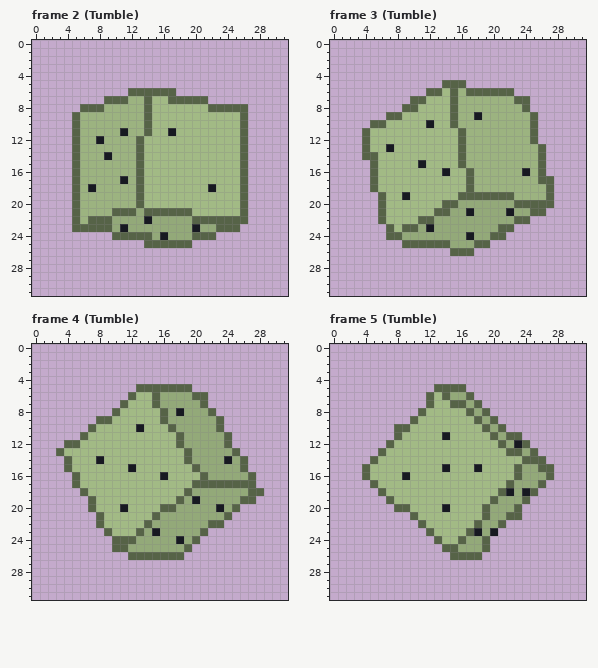
One commit to this pixel-art file: assets/source/aseprite/rolls/lucky_d6.aseprite. Above, as it was before the edit.
32x32 pixels, 24 frames. Colours within 5 levels of each other are drawn and written as one. Shown: frame 2 (Tumble), frame 3 (Tumble), frame 4 (Tumble), frame 5 (Tumble). The commit also changed other frames, which this record leaves out.
The result:
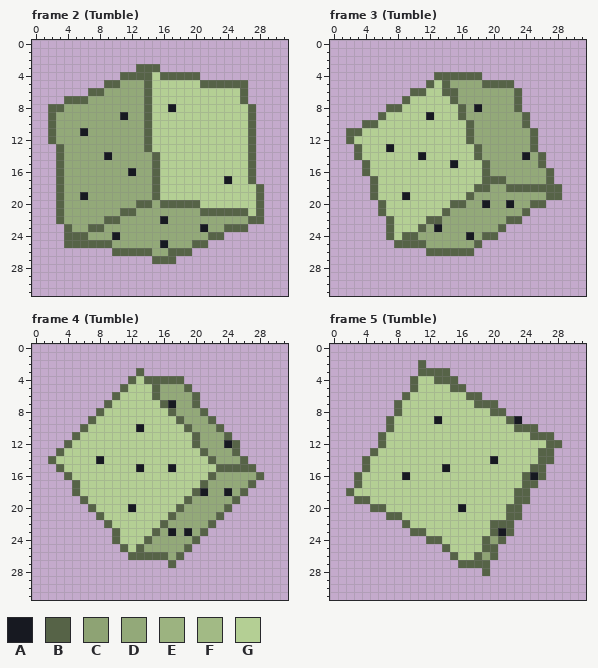
Palette (. is transparent): A #171921  B #566347  C #8ea374  D #93a979  E #9cb380  F #a2ba85  G #b4cf94
The edit:
Changed rows in their new state; - is an unchanged pixel.
Frame 2 (Tumble):
first column x 2:
 3 -----------BBB-------------
 4 ---------BBBBGBBBBB--------
 5 -------BBDDDBGGGGGGBBBBBB--
 6 -----BBDDDDD-GGGGGGGGGGGB--
 7 --BBBDDDDDDD-GGGGGGGGGGGB--
 8 BBDDDDDDDDDD-GGAGGGGGGGGGB-
 9 BDDDDDDDDADD-GGGGGGGGGGGGB-
10 BDDDDDDDDDDD-GGGGGGGGGGGGB-
11 BDDDADDDDDDD-GGGGGGGGGGGGB-
12 BDDDDDDDDDDDBGGGGGGGGGGGGB-
13 -BDDDDDDDDDDBGGGGGGGGGGGGB-
14 -BDDDDD-DDDDDBGGGGGGGGGGGB-
15 -BDDDDDDDDDDDBGGGGGGGGGGGB-
16 -BDDDDDDDDADDBGGGGGGGGGGGB-
17 -BDDDDDDDDDDDBGGGGGGGGAGGB-
18 -BDDDDDDDDDDDBGGGGGGGGGGGGB
19 -BDDADDDDDDDDBGGGGGGGGGGGGB
20 -BDDDDDDDDD-BDBBBBBGGGGGGGB
21 -BDDDDDDD---DDDDDDDBBBBB-GB
22 -BDDDDD-B---D-A---DDDDDDDBB
23 --BDD--D-D--------DA-D--B--
24 --BBBDDDADDDD-D---DD-B-----
25 --BBBBBBDDDDDDADDDBB-------
26 --------BBBBBDDBBB---------
27 -------------BBB-----------
Frame 3 (Tumble):
first column x 2:
 4 -----------BBBBBB----------
 5 ----------BG-DDDDBBBB------
 6 --------BBGGB-DDDDDDDB-----
 7 -------BGGGGG-DDDDDDD-.----
 8 -----BBGGGGGGGBDADDDDB.----
 9 ----BGGGGGAGGGBDDDDDDDB.---
10 --B-GGGGGGGGGGGBDDDDDDB.---
11 BBGGGGGGGGGGGGGBDDDDDDD----
12 BGGGGGGGGGGGGGGBDDDDDDD----
13 -BGGG-GGGGGGGGGGBDDDDDDB.--
14 -BGGGGGGGAGGGGGGBDDDDDAD---
15 --BGGGGGGGGGGAGGGBDDDDDD---
16 --BGGGGGGGGGGGGGGBDDDDDDDB-
17 ----GGGGGGGGGGGGGBBBDDDDD--
18 ----GGGGGGGGGGGGBBDDBBBBB-B
19 ---BGGG-GGGGGGG-DDDDDDDDD-B
20 -----GGGGGGGG-B--A--ADD--.-
21 -----GGGGGGG---D----D-B..--
22 ----.BGGGG-B--------B-.----
23 ------GGGBDA--------.------
24 ------GBB--------B-.-------
25 ------B---DDD----.---------
26 ----------BBB--------------
Frame 4 (Tumble):
first column x 2:
 3 -----------B---------------
 4 ----------BGBBBBB----------
 5 ---------BGGG-DDD----------
 6 --------BGGGG------.-------
 7 -------BGGGGGGBA--B.-------
 8 ------BGGGGGGGGBD--B.------
 9 -----BGGGGGGGGGGB---B.-----
10 ----BGGGGGG-GGGGGB---------
11 ---BGGGGGGGGGGGGGGB--------
12 ---GGGGGGGGGGGGGGGB---AB---
13 --GGGGGGGGGGGGGGGGGB-------
14 BGGGGG-GGGGGGGGGGGGGB-D----
15 -BGGGGGGGGGAGGGAGGGGGBBB-B-
16 --BGGGGGGGGGGGGGGGGGB----DB
17 ----GGGGGGGGGGGGGGG-DDDDD--
18 ---BGGGGGGGGGGGGGGBA--A-B..
19 ----BGGGGGGGGGGGGBD----B..-
20 ------GGGGAGGGGGB----DB.---
21 -------GGGGGGGGB-----B.----
22 ------.BGGGGGGB------.-----
23 -------.BGGGGB-A-A---------
24 ---------GGGB---D----------
25 --------.-GB---------------
26 ---------------D-----------
27 ---------------B-----------
Frame 5 (Tumble):
first column x 2:
 2 ---------B-----------------
 3 ---------BBBB--------------
 4 --------BGGBBB-------------
 5 --------BGGGG--------------
 6 -------BGGGGGGG-B----------
 7 ------BGGGGGGGGG-BB--------
 8 ------BGGGGGGGGGGGBB-------
 9 -----BGGGGGAGGGGGGGGBA-----
10 -----BGGGGGGGGGGGGGGGBBB---
11 ----BGGGGGGGGGGGGGGGGGGBBB-
12 ----BGGGGGGGGGGGGGGGGGGGGBB
13 ---BGGGGGGGGGGGGGGGGGGGGBB-
14 --BGGGGGGGGGGGGGGGAGGGGG-B-
15 ---GGGGGGGGG-GGGGGGGGGGB-.-
16 -BGGGGG-GGGGGGGGGGGGGGBAB.-
17 -BGGGGGGGGGGGGGGGGGGGGBB.--
18 BGGGGGGGGGGGGGGGGGGGGBB.---
19 -BBGGGGGGGGGGGGGGGGGGB-----
20 ---BBGGGGGGGGGAGGGGGB------
21 -----BBGGGGGGGGGGGGG-------
22 -------BGGGGGGGGGGB-B------
23 --------BBGGGGGGGGBAB------
24 ----------B-GGGGG-CB-------
25 -------------GGGG-B--------
26 --------------GG-CB--------
27 --------------BBBB---------
28 -----------------B---------
Pixel boxes of the changes (left, top, right, bottom) in both pictures:
changed: (48, 64, 264, 264)
changed: (346, 72, 562, 256)
changed: (48, 368, 264, 568)
changed: (346, 360, 562, 576)
